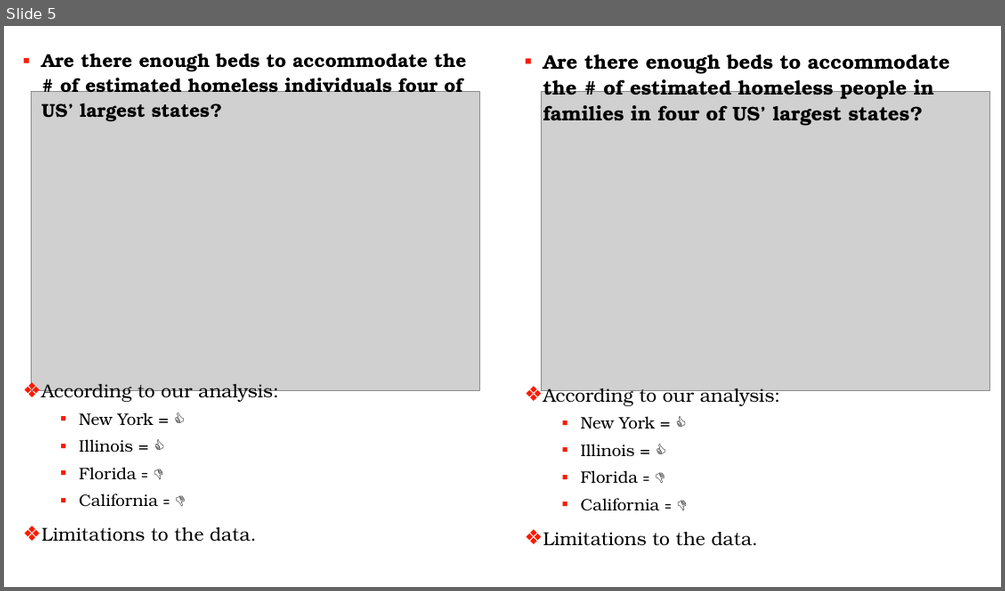
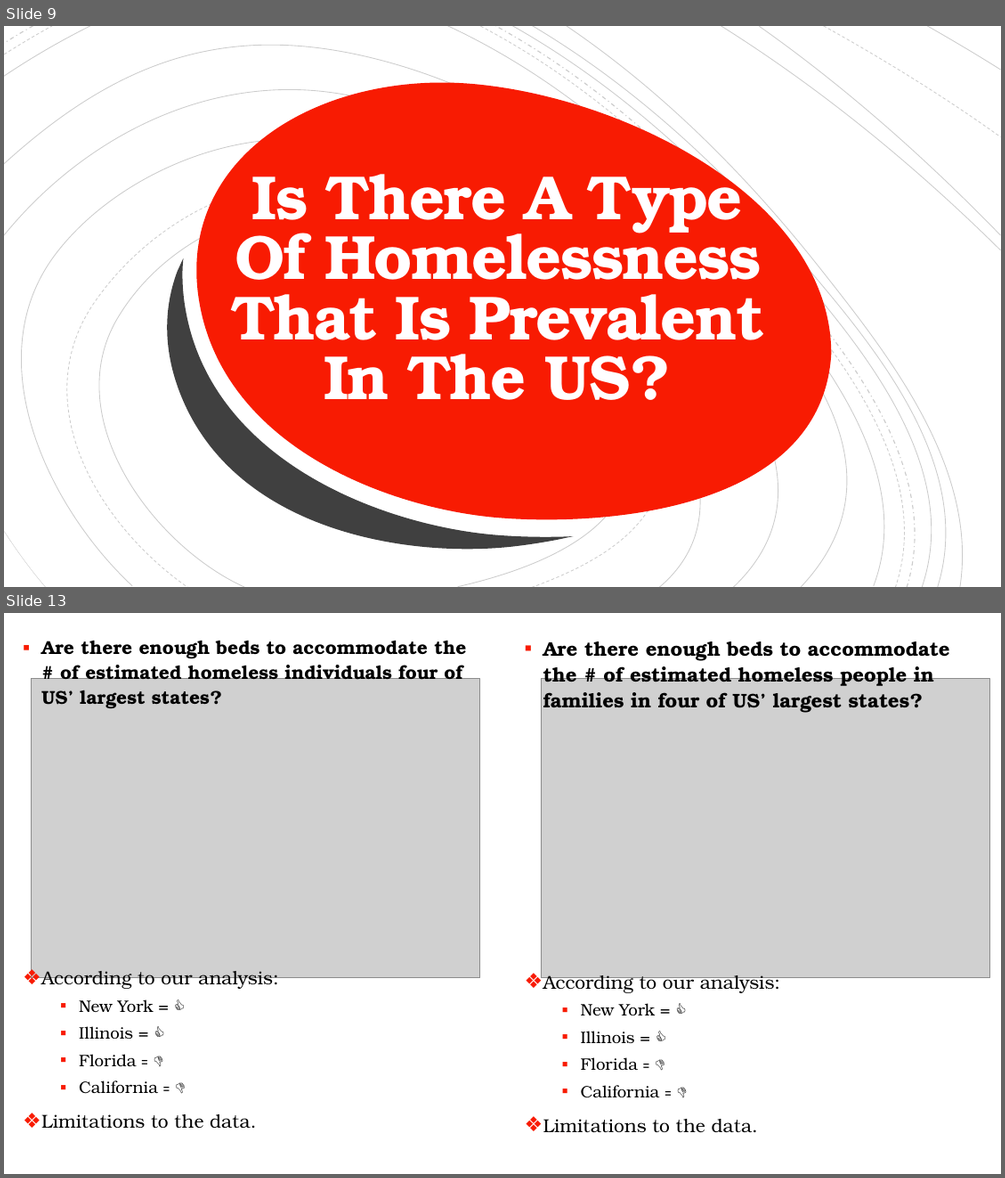
Before and after one commit to cic2003/Group3Project1, a slide deck: Homelessness Presentation_Project 1_ChidimaEdits.pptx. Shown one above the other, each under a label of ours: slide 5 before the commit, slides 9 and 13 after it; the slides between them are not shown. The pictures are 1005x591 and 1005x1178 pixels, drawn with LibreOffice and Linux fonts; fonts in the diff are those of the drawing; grey boxes stand for pictures. Boxes give left, top, right and bottom in pixels: in the first picture for what was removed or moved away, otherwise in the second. Text is boxed around its words. In the diff, an @@ line names an element or a change of style, - is before the commit and + after.

```diff
--- a/Homelessness Presentation_Project 1_ChidimaEdits.pptx
+++ b/Homelessness Presentation_Project 1_ChidimaEdits.pptx
@@ slide 9 added at [4,26,1001,587], background #FFFFFF @@
@@ rectangle added at [4,26,1001,587], fill #FFFFFF @@
@@ group added at [4,26,1001,587]: 19 freeform shapes @@
@@ group added at [4,26,1001,587]: 19 freeform shapes @@
@@ freeform shape added at [196,83,831,520], fill #F81B02 @@
@@ text added at [231,157,764,400], 60 pt, text #FFFEFF, bold @@
+Is There A Type Of Homelessness That Is Prevalent In The US?
@@ freeform shape added at [152,195,574,587], fill #404040 @@
@@ what was slide 5 is now slide 13 @@
```
Also in this commit, not shown: 3 slides changed, 16 other slides added, 6 slides removed.
